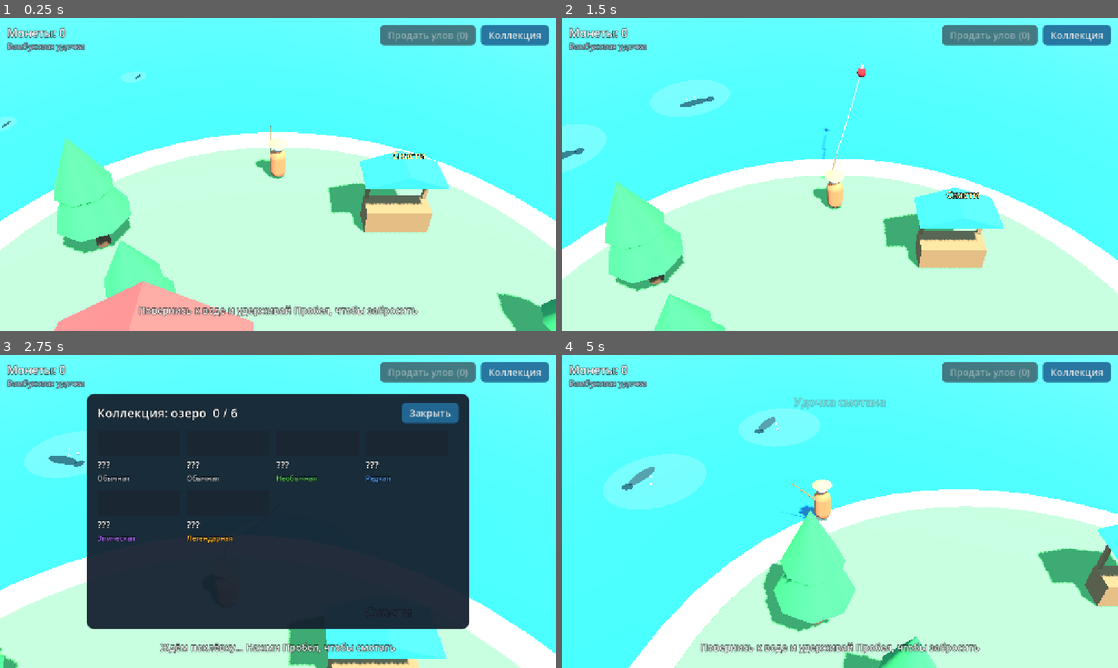
Above: before the commit, frames 1-4 (two rows, left to right).
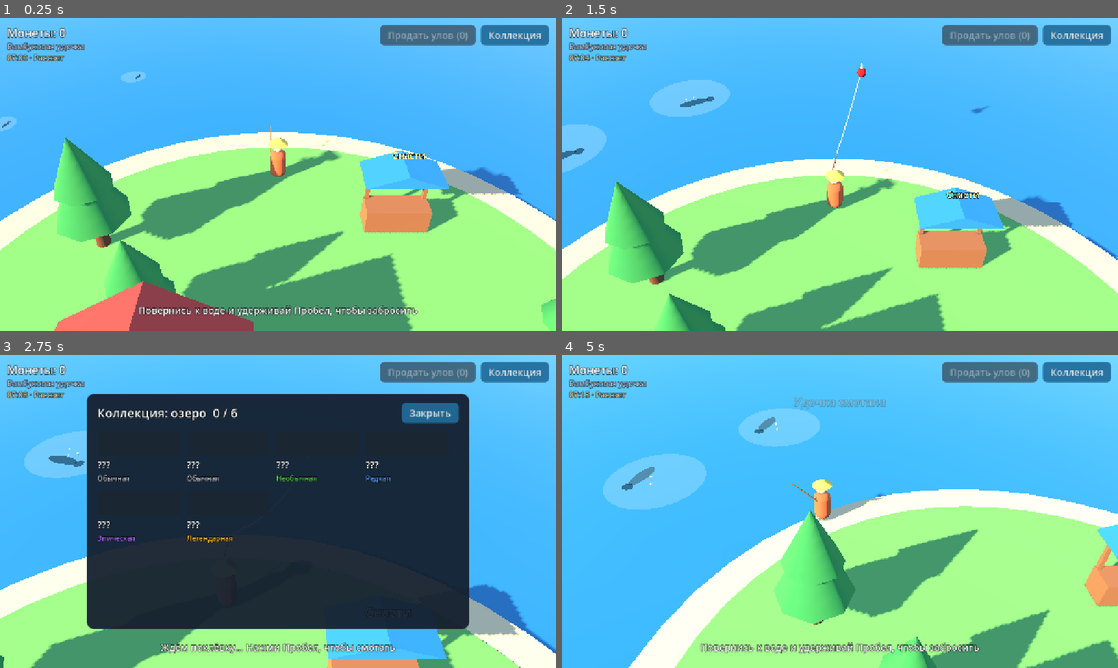
Above: after the commit, the same moments.

Repository: s-cryptor/fishing
Game: Godot game, scene res://scenes/main.tscn
Two runs of this game, one before a commit and one after it. Both use one fixed random seed, a clock stepped at 60 frames per second and the inputs below.
Inputs (mouse positions are in pixels of both pictures, inside the frame that each line leads up to):
- Up to frame 1 (0.25 s): no input
- Up to frame 2 (1.5 s): move the mouse to (962, 158) at 0.52 s; hold D (move_right) 0.53-1.28 s; hold Space (fish_action) 0.53-1.28 s; click (962, 158) at 0.67 s; move the mouse to (728, 190) at 1.27 s; hold S (move_back) from 1.28 s (still down); tap E (interact) at 1.35 s
- Up to frame 3 (2.75 s): move the mouse to (333, 442) at 2.02 s; release S (move_back) at 2.03 s; hold D (move_right) from 2.03 s (still down); hold C (toggle_collection) from 2.03 s (still down)
- Up to frame 4 (5 s): move the mouse to (812, 574) at 2.77 s; release D (move_right) at 2.78 s; release C (toggle_collection) at 2.78 s; hold W (move_forward) 2.78-3.53 s; tap Space (fish_action) at 2.85 s; click (812, 574) at 2.92 s; move the mouse to (1006, 558) at 3.52 s; hold E (interact) 3.53-4.28 s; hold A (move_left) from 3.53 s (still down); move the mouse to (673, 464) at 4.27 s; tap C (toggle_collection) at 4.35 s

The runs differ from the first frame. In frame 1, 94% of the frame differs, in the area x 0-100%, y 0-100%; in frame 2, 92%; in frame 3, 43%; in frame 4, 91%.

Commit message:
Смена дня и ночи, расписание клёва
- WorldClock (autoload): сутки за 8 минут, части суток рассвет/день/закат/ночь
- FishData.active_times: у каждой рыбы своё время клёва
- FishingSession.create получает часть суток параметром — детерминизм сохранён
- DayNightLighting: цвет и высота солнца, небо и окружение по ключевым кадрам
- Часы в HUD, время клёва в коллекции; леска больше не отбрасывает тень
- Отладка: --hour, --day-length

Co-Authored-By: Claude Opus 5.5 <noreply@anthropic.com>

Diff:
--- a/data/fish/bream.tres
+++ b/data/fish/bream.tres
@@ -17,3 +17,4 @@
 stamina = 8.0
 spawn_weight = 40.0
 habitats = Array[StringName]([&"lake"])
+active_times = 13
--- a/data/fish/catfish.tres
+++ b/data/fish/catfish.tres
@@ -17,3 +17,4 @@
 stamina = 14.0
 spawn_weight = 4.0
 habitats = Array[StringName]([&"lake"])
+active_times = 12
--- a/data/fish/golden_carp.tres
+++ b/data/fish/golden_carp.tres
@@ -17,3 +17,4 @@
 stamina = 12.0
 spawn_weight = 1.0
 habitats = Array[StringName]([&"lake"])
+active_times = 5
--- a/data/fish/perch.tres
+++ b/data/fish/perch.tres
@@ -17,3 +17,4 @@
 stamina = 5.0
 spawn_weight = 80.0
 habitats = Array[StringName]([&"lake"])
+active_times = 7
--- a/data/fish/pike.tres
+++ b/data/fish/pike.tres
@@ -17,3 +17,4 @@
 stamina = 9.0
 spawn_weight = 15.0
 habitats = Array[StringName]([&"lake"])
+active_times = 3
--- a/data/fish/roach.tres
+++ b/data/fish/roach.tres
@@ -17,3 +17,4 @@
 stamina = 4.0
 spawn_weight = 100.0
 habitats = Array[StringName]([&"lake"])
+active_times = 15
--- a/project.godot
+++ b/project.godot
@@ -14,6 +14,7 @@
 
 DebugTools="*res://scripts/debug/debug_tools.gd"
 GameState="*res://scripts/core/game_state.gd"
+WorldClock="*res://scripts/core/world_clock.gd"
 
 [display]
 
--- a/scenes/main.tscn
+++ b/scenes/main.tscn
@@ -11,6 +11,7 @@
 [ext_resource type="PackedScene" path="res://scenes/shop_stall.tscn" id="9_stall"]
 [ext_resource type="PackedScene" path="res://scenes/fishing_spot.tscn" id="10_spot"]
 [ext_resource type="Script" path="res://scripts/world/shore_barrier.gd" id="11_shore"]
+[ext_resource type="Script" path="res://scripts/world/day_night_lighting.gd" id="12_daynight"]
 
 [sub_resource type="ProceduralSkyMaterial" id="sky_mat"]
 sky_top_color = Color(0.32, 0.58, 0.88, 1)
@@ -119,6 +120,11 @@
 [node name="Sun" type="DirectionalLight3D" parent="."]
 transform = Transform3D(0.819, -0.47, 0.329, 0, 0.574, 0.819, -0.574, -0.671, 0.47, 0, 20, 0)
 shadow_enabled = true
+
+[node name="DayNightLighting" type="Node" parent="." node_paths=PackedStringArray("sun", "environment")]
+script = ExtResource("12_daynight")
+sun = NodePath("../Sun")
+environment = NodePath("../WorldEnvironment")
 
 [node name="Lake" type="Node3D" parent="."]
 script = ExtResource("1_water")
--- a/scenes/ui/hud.tscn
+++ b/scenes/ui/hud.tscn
@@ -47,6 +47,12 @@
 theme_override_colors/font_color = Color(0.85, 0.9, 1, 0.85)
 theme_override_font_sizes/font_size = 18
 
+[node name="ClockLabel" type="Label" parent="Root/TopBar/Wallet"]
+unique_name_in_owner = true
+layout_mode = 2
+theme_override_colors/font_color = Color(1, 0.92, 0.7, 0.9)
+theme_override_font_sizes/font_size = 18
+
 [node name="Spacer" type="Control" parent="Root/TopBar"]
 layout_mode = 2
 size_flags_horizontal = 3
--- /dev/null
+++ b/scripts/core/world_clock.gd
@@ -0,0 +1,36 @@
+extends Node
+## Игровое время суток. Логика рыбалки получает текущую часть суток
+## как входной параметр, поэтому сессия остаётся детерминированной.
+
+signal phase_changed(phase: DayTime.Phase)
+
+## Длительность игровых суток в реальных секундах.
+@export var day_length_sec := 480.0
+
+## Текущий час 0..24.
+var hour := 7.0
+var phase: DayTime.Phase
+
+
+func _ready() -> void:
+	if DebugTools.start_hour >= 0.0:
+		hour = DebugTools.start_hour
+	if DebugTools.day_length > 0.0:
+		day_length_sec = DebugTools.day_length
+	phase = DayTime.phase_for_hour(hour)
+
+
+func _process(delta: float) -> void:
+	hour = fmod(hour + delta * 24.0 / day_length_sec, 24.0)
+	var new_phase := DayTime.phase_for_hour(hour)
+	if new_phase != phase:
+		phase = new_phase
+		phase_changed.emit(phase)
+
+
+func phase_name() -> String:
+	return DayTime.PHASE_NAMES[phase]
+
+
+func clock_text() -> String:
+	return "%02d:%02d" % [int(hour), int(fmod(hour, 1.0) * 60.0)]
--- /dev/null
+++ b/scripts/data/day_time.gd
@@ -0,0 +1,38 @@
+class_name DayTime
+## Части суток и их битовые флаги (для FishData.active_times).
+
+enum Phase { DAWN, DAY, DUSK, NIGHT }
+
+const PHASE_NAMES: Array[String] = ["Рассвет", "День", "Закат", "Ночь"]
+const ALL_PHASES := 0b1111
+
+## Начало каждой части суток, часы.
+const DAWN_START := 5.0
+const DAY_START := 8.0
+const DUSK_START := 18.0
+const NIGHT_START := 21.0
+
+
+static func phase_for_hour(hour: float) -> Phase:
+	if hour >= DAWN_START and hour < DAY_START:
+		return Phase.DAWN
+	if hour >= DAY_START and hour < DUSK_START:
+		return Phase.DAY
+	if hour >= DUSK_START and hour < NIGHT_START:
+		return Phase.DUSK
+	return Phase.NIGHT
+
+
+static func flag(phase: Phase) -> int:
+	return 1 << phase
+
+
+## «Рассвет, закат» по набору флагов.
+static func describe(flags: int) -> String:
+	if flags & ALL_PHASES == ALL_PHASES:
+		return "в любое время"
+	var names: Array[String] = []
+	for phase in Phase.values():
+		if flags & flag(phase):
+			names.append(PHASE_NAMES[phase].to_lower())
+	return ", ".join(names)
--- a/scripts/data/fish_catalog.gd
+++ b/scripts/data/fish_catalog.gd
@@ -15,3 +15,8 @@
 
 func for_habitat(habitat: StringName) -> Array[FishData]:
 	return fish.filter(func(f: FishData) -> bool: return habitat in f.habitats)
+
+
+## Кто клюёт в этом водоёме в эту часть суток.
+func biting(habitat: StringName, phase: DayTime.Phase) -> Array[FishData]:
+	return fish.filter(func(f: FishData) -> bool: return habitat in f.habitats and f.is_active(phase))
--- a/scripts/data/fish_data.gd
+++ b/scripts/data/fish_data.gd
@@ -32,6 +32,12 @@
 @export_group("Появление")
 @export var spawn_weight := 100.0
 @export var habitats: Array[StringName] = [&"lake"]
+## В какие части суток клюёт (флаги DayTime.Phase).
+@export_flags("Рассвет", "День", "Закат", "Ночь") var active_times := DayTime.ALL_PHASES
+
+
+func is_active(phase: DayTime.Phase) -> bool:
+	return active_times & DayTime.flag(phase) != 0
 
 
 func rarity_name() -> String:
--- a/scripts/debug/debug_tools.gd
+++ b/scripts/debug/debug_tools.gd
@@ -12,11 +12,15 @@
 ##   --teleport=X,Z      поставить игрока в точку острова
 ##   --action=NAME@SEC   нажать input action через SEC секунд (можно несколько раз)
 ##   --hold=NAME         держать input action всё время (проверка ходьбы)
+##   --hour=H            начать в H часов (0..24)
+##   --day-length=SEC    длительность игровых суток
 ##   При --quit-after в лог печатается позиция игрока.
 
 var autoplay := false
 var touch_ui := false
 var save_path := ""
+var start_hour := -1.0
+var day_length := 0.0
 
 var _shots_dir := ""
 var _shot_every := 2.0
@@ -48,6 +52,8 @@
 				var xz := value.split_floats(",")
 				_teleport = Vector2(xz[0], xz[1])
 			"--hold": _held_actions.append(StringName(value))
+			"--hour": start_hour = value.to_float()
+			"--day-length": day_length = value.to_float()
 			"--action":
 				var action_time := value.split("@")
 				_scheduled_actions.append([StringName(action_time[0]), action_time[1].to_float()])
--- a/scripts/fishing/fishing_controller.gd
+++ b/scripts/fishing/fishing_controller.gd
@@ -80,7 +80,7 @@
 	if _spot:
 		gear = _spot.boost(gear)
 		hud.toast("Рыбное место! Клюнет быстрее")
-	session = FishingSession.create(GameState.catalog, water.habitat, gear, distance, randi())
+	session = FishingSession.create(GameState.catalog, water.habitat, gear, distance, randi(), WorldClock.phase)
 	if session == null:
 		hud.toast("Здесь не водится рыба")
 		_to_idle()
--- a/scripts/fishing/fishing_line.gd
+++ b/scripts/fishing/fishing_line.gd
@@ -15,6 +15,7 @@
 func _ready() -> void:
 	top_level = true
 	mesh = _mesh
+	cast_shadow = GeometryInstance3D.SHADOW_CASTING_SETTING_OFF
 	var material := StandardMaterial3D.new()
 	material.shading_mode = BaseMaterial3D.SHADING_MODE_UNSHADED
 	material.albedo_color = Color(0.95, 0.95, 0.9)
--- a/scripts/fishing/fishing_session.gd
+++ b/scripts/fishing/fishing_session.gd
@@ -49,12 +49,12 @@
 var _power: float
 
 
-## Выбирает рыбу и вес по seed. Возвращает null, если в водоёме никто не водится.
+## Выбирает рыбу и вес по seed. Возвращает null, если сейчас здесь никто не клюёт.
 static func create(catalog: FishCatalog, habitat: StringName, p_gear: GearStats,
-		cast_distance: float, seed_value: int) -> FishingSession:
+		cast_distance: float, seed_value: int, phase := DayTime.Phase.DAY) -> FishingSession:
 	var rng := RandomNumberGenerator.new()
 	rng.seed = seed_value
-	var pool := catalog.for_habitat(habitat)
+	var pool := catalog.biting(habitat, phase)
 	if pool.is_empty():
 		return null
 	var weights := PackedFloat32Array()
--- a/scripts/ui/collection_panel.gd
+++ b/scripts/ui/collection_panel.gd
@@ -56,7 +56,9 @@
 
 	if caught:
 		var stats := Label.new()
-		stats.text = "Поймано: %d\nРекорд: %.2f кг" % [int(entry["count"]), float(entry["best_kg"])]
+		stats.text = "Поймано: %d\nРекорд: %.2f кг\nКлюёт: %s" % [
+			int(entry["count"]), float(entry["best_kg"]), DayTime.describe(fish.active_times)]
+		stats.autowrap_mode = TextServer.AUTOWRAP_WORD_SMART
 		stats.add_theme_font_size_override("font_size", 16)
 		box.add_child(stats)
 	return box
--- a/scripts/ui/hud.gd
+++ b/scripts/ui/hud.gd
@@ -7,6 +7,7 @@
 
 @onready var _money_label: Label = %MoneyLabel
 @onready var _gear_label: Label = %GearLabel
+@onready var _clock_label: Label = %ClockLabel
 @onready var _shop_button: Button = %ShopButton
 @onready var _shop: ShopPanel = %ShopPanel
 @onready var _sell_button: Button = %SellButton
@@ -43,6 +44,10 @@
 	_shop_button.hide()
 	_refresh_wallet()
 	_refresh_gear()
+
+
+func _process(_delta: float) -> void:
+	_clock_label.text = "%s · %s" % [WorldClock.clock_text(), WorldClock.phase_name()]
 
 
 func _unhandled_input(event: InputEvent) -> void:
--- /dev/null
+++ b/scripts/world/day_night_lighting.gd
@@ -0,0 +1,60 @@
+class_name DayNightLighting
+extends Node
+## Подстраивает солнце, небо и окружение под WorldClock.hour.
+## Ключевые кадры по часам, между ними — линейная интерполяция.
+
+const KEYS: Array[float] = [0.0, 5.0, 6.5, 9.0, 17.0, 19.5, 21.5, 24.0]
+
+const NIGHT := {
+	"sun": Color(0.45, 0.55, 0.9), "energy": 0.25, "ambient": 0.3,
+	"top": Color(0.04, 0.07, 0.18), "horizon": Color(0.12, 0.16, 0.3),
+}
+const DAWN := {
+	"sun": Color(1.0, 0.68, 0.45), "energy": 0.75, "ambient": 0.6,
+	"top": Color(0.35, 0.45, 0.75), "horizon": Color(1.0, 0.72, 0.55),
+}
+const DAY := {
+	"sun": Color(1.0, 0.97, 0.9), "energy": 1.0, "ambient": 0.8,
+	"top": Color(0.32, 0.58, 0.88), "horizon": Color(0.72, 0.84, 0.95),
+}
+const DUSK := {
+	"sun": Color(1.0, 0.55, 0.35), "energy": 0.7, "ambient": 0.55,
+	"top": Color(0.3, 0.3, 0.6), "horizon": Color(1.0, 0.55, 0.4),
+}
+
+@export var sun: DirectionalLight3D
+@export var environment: WorldEnvironment
+
+var _frames: Array[Dictionary] = [NIGHT, NIGHT, DAWN, DAY, DAY, DUSK, NIGHT, NIGHT]
+var _sky: ProceduralSkyMaterial
+
+
+func _ready() -> void:
+	_sky = environment.environment.sky.sky_material as ProceduralSkyMaterial
+	_apply(WorldClock.hour)
+
+
+func _process(_delta: float) -> void:
+	_apply(WorldClock.hour)
+
+
+func _apply(hour: float) -> void:
+	var i := 0
+	while i < KEYS.size() - 2 and hour >= KEYS[i + 1]:
+		i += 1
+	var t := inverse_lerp(KEYS[i], KEYS[i + 1], hour)
+	var a := _frames[i]
+	var b := _frames[i + 1]
+
+	sun.light_color = (a["sun"] as Color).lerp(b["sun"], t)
+	sun.light_energy = lerpf(a["energy"], b["energy"], t)
+	environment.environment.ambient_light_energy = lerpf(a["ambient"], b["ambient"], t)
+	_sky.sky_top_color = (a["top"] as Color).lerp(b["top"], t)
+	_sky.sky_horizon_color = (a["horizon"] as Color).lerp(b["horizon"], t)
+	_sky.ground_horizon_color = _sky.sky_horizon_color
+
+	# Днём солнце идёт по небу с востока на запад, ночью светит «луна» сверху.
+	var daylight := sin((hour - 6.0) / 12.0 * PI)
+	var elevation := deg_to_rad(lerpf(12.0, 65.0, daylight) if daylight > 0.0 else 50.0)
+	var azimuth := deg_to_rad(lerpf(-70.0, 70.0, clampf((hour - 6.0) / 12.0, 0.0, 1.0)))
+	sun.basis = Basis.from_euler(Vector3(-elevation, azimuth, 0.0), EULER_ORDER_YXZ)
--- a/tests/test_fishing_session.gd
+++ b/tests/test_fishing_session.gd
@@ -20,6 +20,7 @@
 	test_idle_lets_fish_escape()
 	test_always_reeling_snaps_strong_fish()
 	test_luck_brings_rare_fish()
+	test_bite_schedule()
 	test_balance_curve()
 	print("\n%s" % ("ВСЕ ТЕСТЫ ПРОЙДЕНЫ" if _failures == 0 else "ПРОВАЛОВ: %d" % _failures))
 	quit(1 if _failures > 0 else 0)
@@ -55,6 +56,23 @@
 		if s.state == FishingSession.State.SNAPPED:
 			snapped += 1
 	_check(snapped > RUNS * 0.9, "сом рвёт леску, если тупо мотать (%d%%)" % (snapped * 100 / RUNS))
+
+
+func test_bite_schedule() -> void:
+	for phase in DayTime.Phase.values():
+		_check(not CATALOG.biting(&"lake", phase).is_empty(),
+				"%s: кто-то клюёт" % DayTime.PHASE_NAMES[phase])
+	var night := CATALOG.biting(&"lake", DayTime.Phase.NIGHT).map(func(f: FishData) -> StringName: return f.id)
+	_check(&"catfish" in night and not &"pike" in night, "ночью клюёт сом, но не щука")
+	var day := CATALOG.biting(&"lake", DayTime.Phase.DAY).map(func(f: FishData) -> StringName: return f.id)
+	_check(not &"golden_carp" in day and not &"catfish" in day, "днём нет ни карпа, ни сома")
+	for i in 300:
+		var fish := FishingSession.create(CATALOG, &"lake", GEAR, 10.0, i, DayTime.Phase.NIGHT).fish
+		if not fish.is_active(DayTime.Phase.NIGHT):
+			_check(false, "ночью попался %s" % fish.display_name)
+			return
+	_check(DayTime.phase_for_hour(6.0) == DayTime.Phase.DAWN and DayTime.phase_for_hour(23.5) == DayTime.Phase.NIGHT
+			and DayTime.phase_for_hour(2.0) == DayTime.Phase.NIGHT, "часы → части суток")
 
 
 func test_luck_brings_rare_fish() -> void:
Not shown, added: scripts/core/world_clock.gd.uid
Not shown, added: scripts/data/day_time.gd.uid
Not shown, added: scripts/world/day_night_lighting.gd.uid
Not shown, changed: GDD.md
